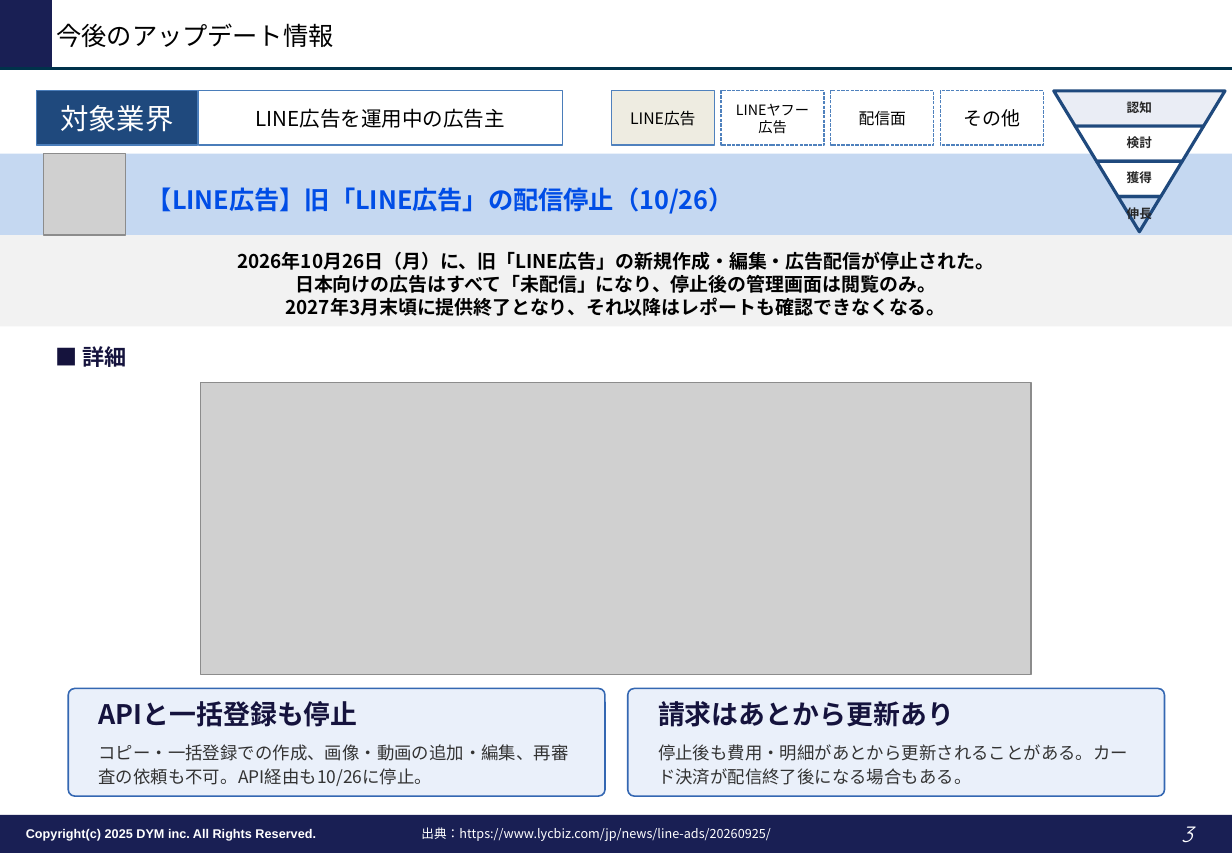
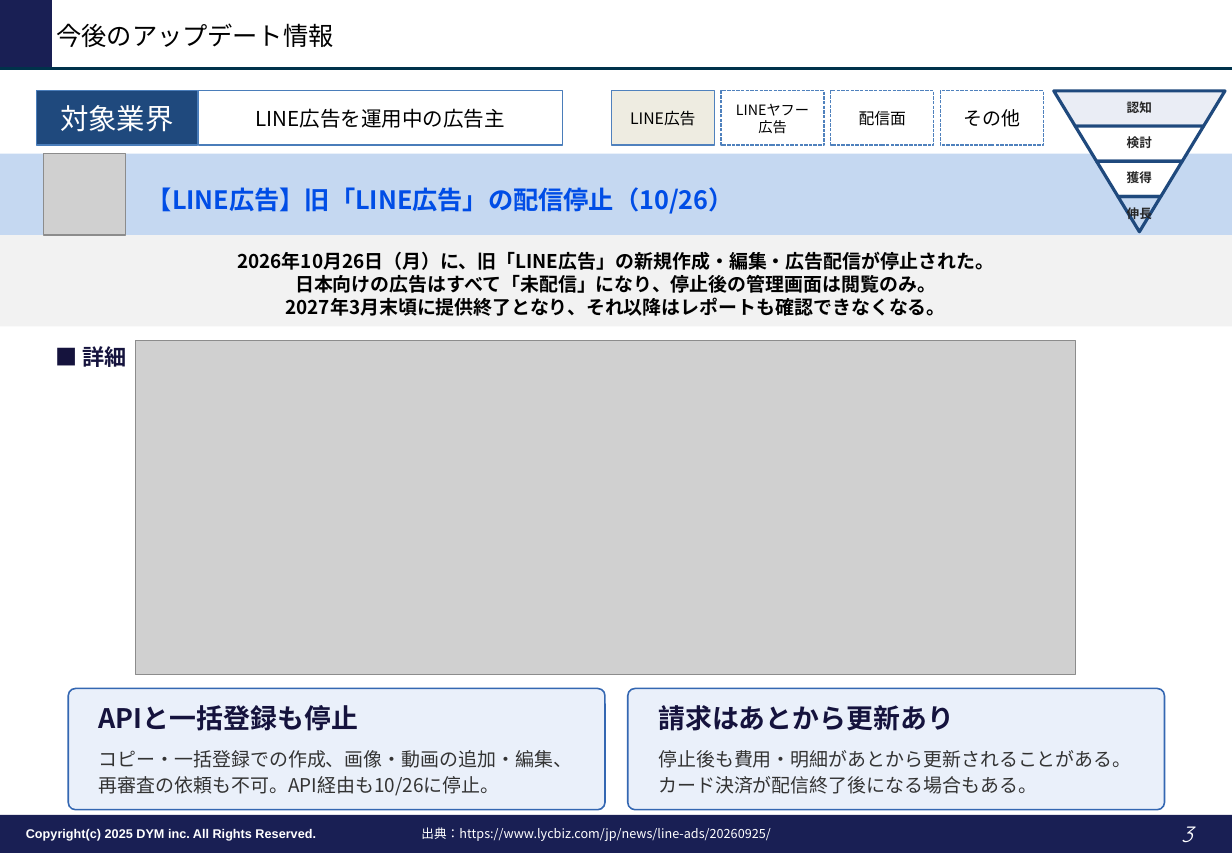
Before and after one commit to tonomura-r-dev/folder, a slide deck: slide 3 of LINE広告トレンドレポート_2026年10月.pptx. Drawn at 1232x853 pixels with LibreOffice and Linux fonts; fonts in the diff are those of the drawing; grey boxes stand for pictures; background and template pictures are left out. Boxes give left, top, right and bottom in pixels: in the first picture for what was removed or moved away, otherwise in the second. Text is boxed around its words. In the diff, an @@ line names an element or a change of style, - is before the commit and + after.

```diff
--- a/LINE広告トレンドレポート_2026年10月.pptx
+++ b/LINE広告トレンドレポート_2026年10月.pptx
@@ picture: place and size @@
-picture at [201, 382, 1032, 675]
+picture at [135, 340, 1075, 675]
@@ rounded rectangle "APIと一括登録も停止": place and size @@
-rounded rectangle "APIと一括登録も停止" at [68, 688, 605, 796]
+rounded rectangle "APIと一括登録も停止" at [68, 688, 605, 810]
@@ rounded rectangle "請求はあとから更新あり": place and size @@
-rounded rectangle "請求はあとから更新あり" at [628, 688, 1165, 796]
+rounded rectangle "請求はあとから更新あり" at [628, 688, 1165, 810]
@@ text in rounded rectangle at [99, 750, 572, 796]: size 11 to 12 pt in "コピー・一括登録での作成、画像・動画の追加・編集、再審査の依頼も不可。API経由も10/26に停止。" @@
@@ text in rounded rectangle at [658, 750, 1131, 794]: size 11 to 12 pt in "停止後も費用・明細があとから更新されることがある。カード決済が配信終了後になる場合もある。" @@
```
Also in this commit, not shown: 2 other slides changed, 2 other files.
